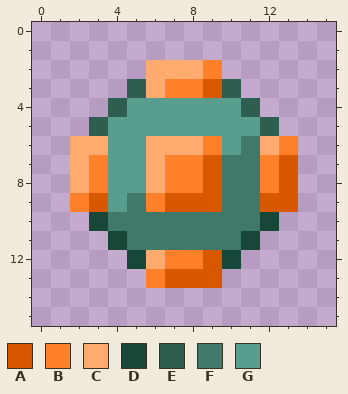
A pixel-art file gets an edit: src/main/resources/assets/guardian_laser.aseprite. That is the earlier state.
16x16 pixels, 1 frame.
Visible layers, top first: "Layer 1", "Flattened".
Palette (. is transparent): A #d85800  B #ff8029  C #ffaa6f  D #164739  E #2e5e50  F #407969  G #589d8e
Pixels before, first column x 2:
 2 ....CCCB....
 3 ...ECBBAE...
 4 ..EGGGGGGE..
 5 .EGGGGGGGGE.
 6 CCGGCCCBGFCB
 7 CBGGCBBAFFBA
 8 CBGGCBBAFFBA
 9 BAGFBAAAFFAA
10 .DFFFFFFFFD.
11 ..DFFFFFFD..
12 ...DCBBAD...
13 ....BAAA....
Once edited:
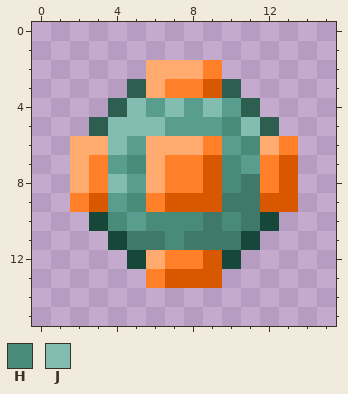
Colours new in this view: H #488b78  J #83bcb0
From old to new:
layer "Layer 2" added
Layers "Layer 2", "Flattened":
Colour F becomes colour G in row 7 at x 11; in row 10 at x 5.
Colour F becomes colour H in row 6 at x 11; in rows 7 to 8 at x 10; in row 9 at x 5; in row 10 at x 4, 6 to 8 and 10; in row 11 at x 7.
Colour G becomes colour H in row 5 at x 10; in row 7 at x 5.
Colour G becomes colour J in row 4 at x 5, 7 and 9; in row 5 at x 4 to 6 and 11; in row 6 at x 4; in row 8 at x 4.
Pixel boxes of the changes (left, top, right, bottom) in both pictures:
changed: (108, 98, 260, 250)
